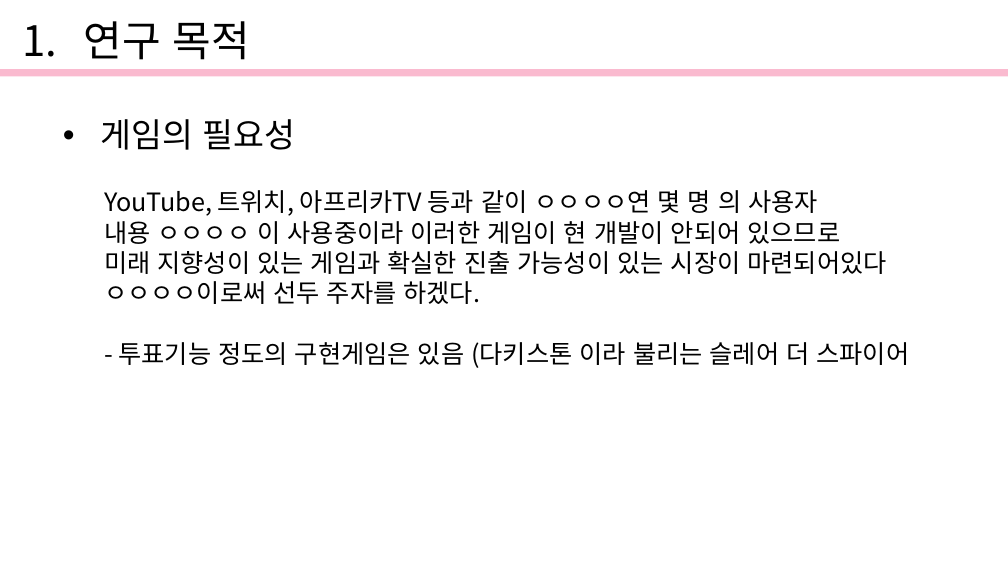
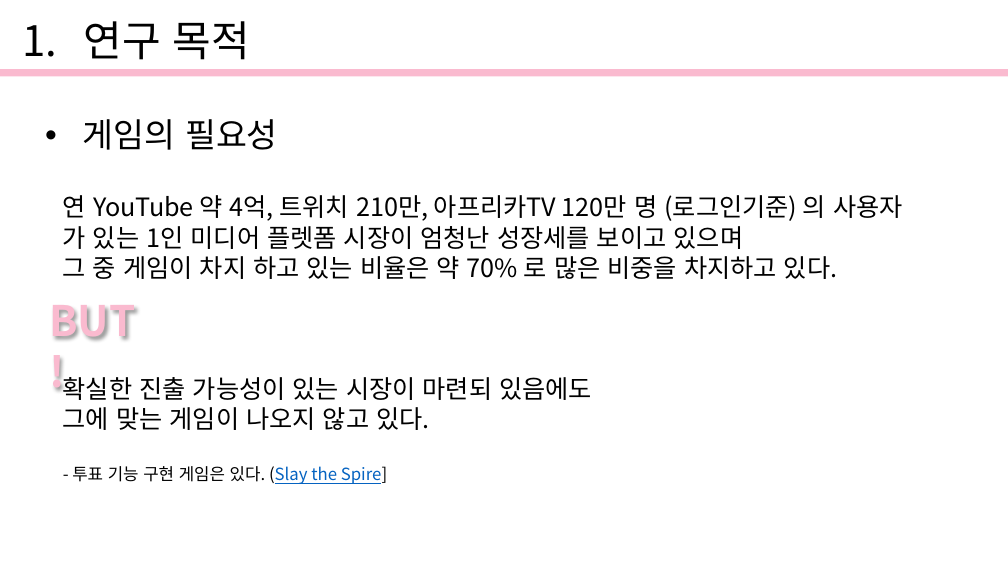
Before and after one commit to gomtange12/Graduation_PJ, a slide deck: slide 3 of Document/발표자료.pptx. Drawn at 1008x567 pixels with LibreOffice and Linux fonts; fonts in the diff are those of the drawing. Boxes give left, top, right and bottom in pixels: in the first picture for what was removed or moved away, otherwise in the second. Text is boxed around its words. In the diff, an @@ line names an element or a change of style, - is before the commit and + after.

```diff
--- a/Document/발표자료.pptx
+++ b/Document/발표자료.pptx
@@ text "게임의 필요성": place and size @@
-text "게임의 필요성" at [101, 119, 296, 150]
+text "게임의 필요성" at [83, 119, 278, 150]
@@ text at [63, 195, 903, 484]: text changed @@
-YouTube, 트위치, 아프리카TV 등과 같이 ㅇㅇㅇㅇ연 몇 명 의 사용자
-내용 ㅇㅇㅇㅇ 이 사용중이라 이러한 게임이 현 개발이 안되어 있으므로
-미래 지향성이 있는 게임과 확실한 진출 가능성이 있는 시장이 마련되어있다
-ㅇㅇㅇㅇ이로써 선두 주자를 하겠다.
-- 투표기능 정도의 구현게임은 있음 (다키스톤 이라 불리는 슬레어 더 스파이어
+연 YouTube 약 4억, 트위치 210만, 아프리카TV 120만 명 (로그인기준) 의 사용자
+가 있는 1인 미디어 플렛폼 시장이 엄청난 성장세를 보이고 있으며
+그 중 게임이 차지 하고 있는 비율은 약 70% 로 많은 비중을 차지하고 있다.
+확실한 진출 가능성이 있는 시장이 마련되 있음에도
+그에 맞는 게임이 나오지 않고 있다.
+- 투표 기능 구현 게임은 있다. (Slay the Spire]
@@ text added at [49, 305, 135, 340], 40 pt, text #FABACF, bold @@
+BUT !
```
Also in this commit, not shown: 2 other slides changed.
